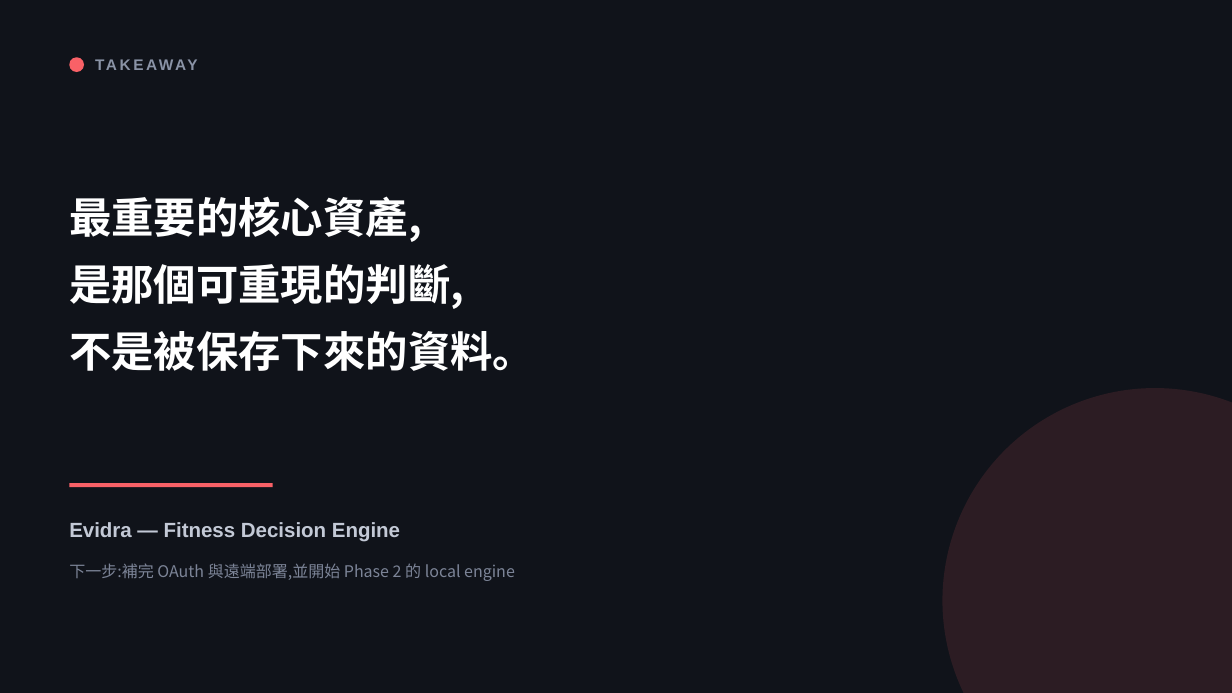
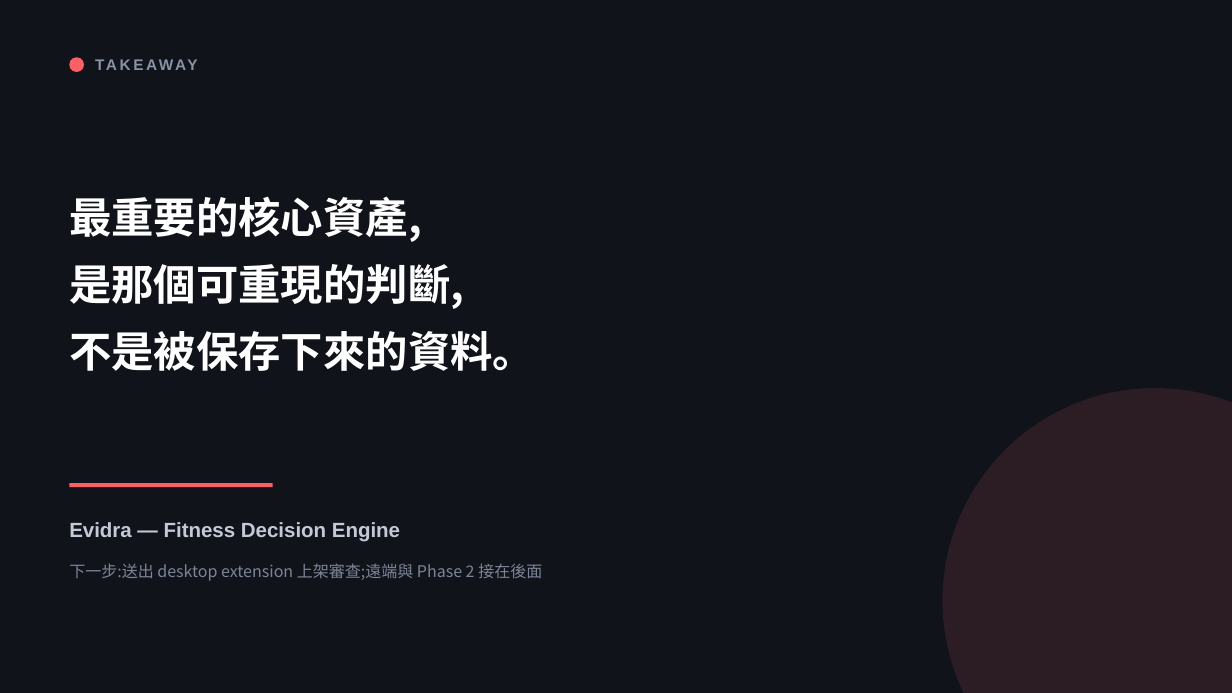
Before and after one commit to henryyeh182/evidra, a slide deck: slide 32 of docs/Fitness-MCP-Product-Vision.pptx. Drawn at 1232x693 pixels with LibreOffice and Linux fonts; fonts in the diff are those of the drawing. Boxes give left, top, right and bottom in pixels: in the first picture for what was removed or moved away, otherwise in the second. Text is boxed around its words. In the diff, an @@ line names an element or a change of style, - is before the commit and + after.

```diff
--- a/docs/Fitness-MCP-Product-Vision.pptx
+++ b/docs/Fitness-MCP-Product-Vision.pptx
@@ text at [69,563,542,581]: text changed @@
-下一步:補完 OAuth 與遠端部署,並開始 Phase 2 的 local engine
+下一步:送出 desktop extension 上架審查;遠端與 Phase 2 接在後面
```
Also in this commit, not shown: 2 other slides changed, 1 other file.
